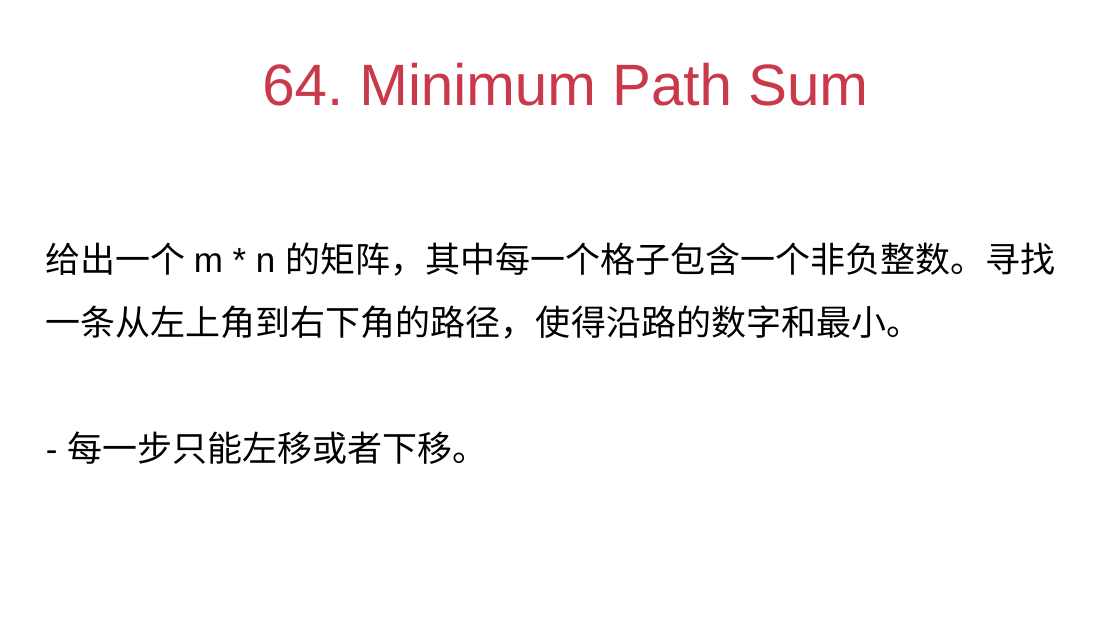
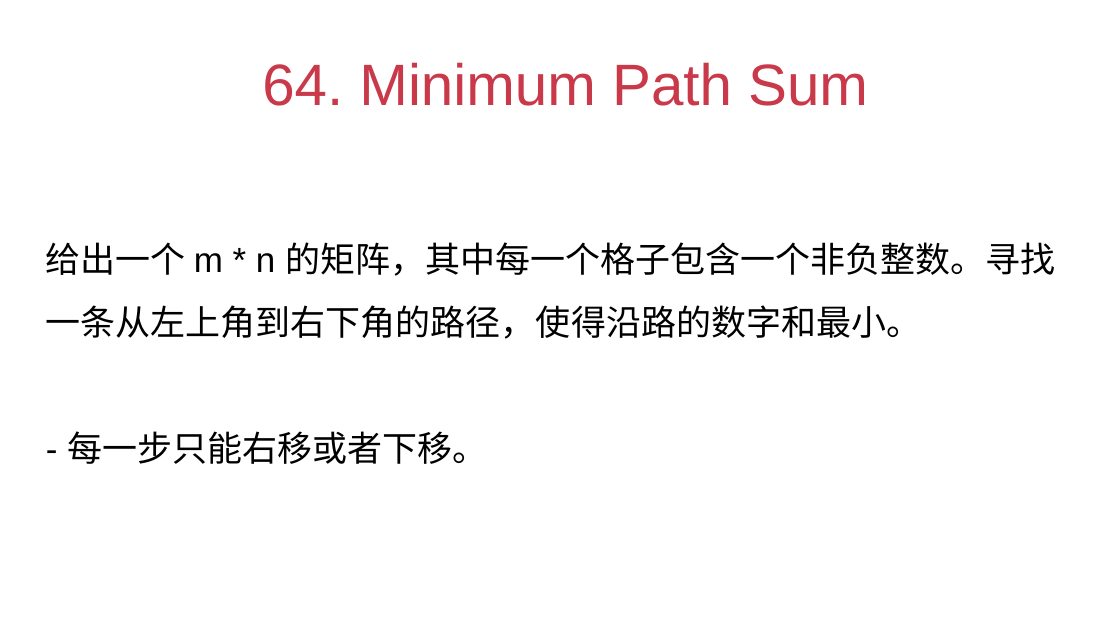
Before and after one commit to liuyubobobo/Play-with-Algorithm-Interview, a slide deck: slide 36 of 09-Dynamic-Programming/Chapter-09.pptx. Drawn at 1120x630 pixels with LibreOffice and Linux fonts; fonts in the diff are those of the drawing. Boxes give left, top, right and bottom in pixels: in the first picture for what was removed or moved away, otherwise in the second. Text is boxed around its words. In the diff, an @@ line names an element or a change of style, - is before the commit and + after.

```diff
--- a/09-Dynamic-Programming/Chapter-09.pptx
+++ b/09-Dynamic-Programming/Chapter-09.pptx
@@ text at [67,431,487,464]: text changed @@
-- 每一步只能左移或者下移。
+- 每一步只能右移或者下移。
```
Also in this commit, not shown: 1 other file.
